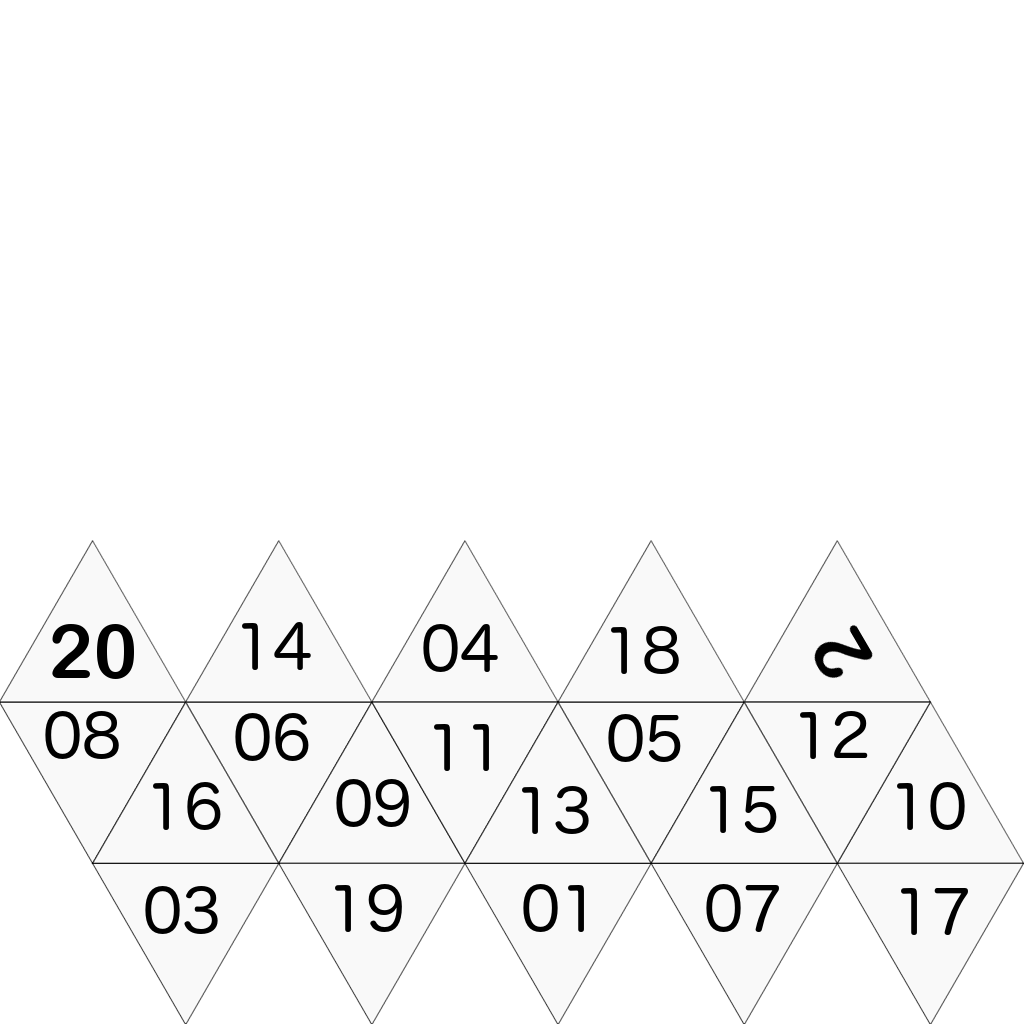
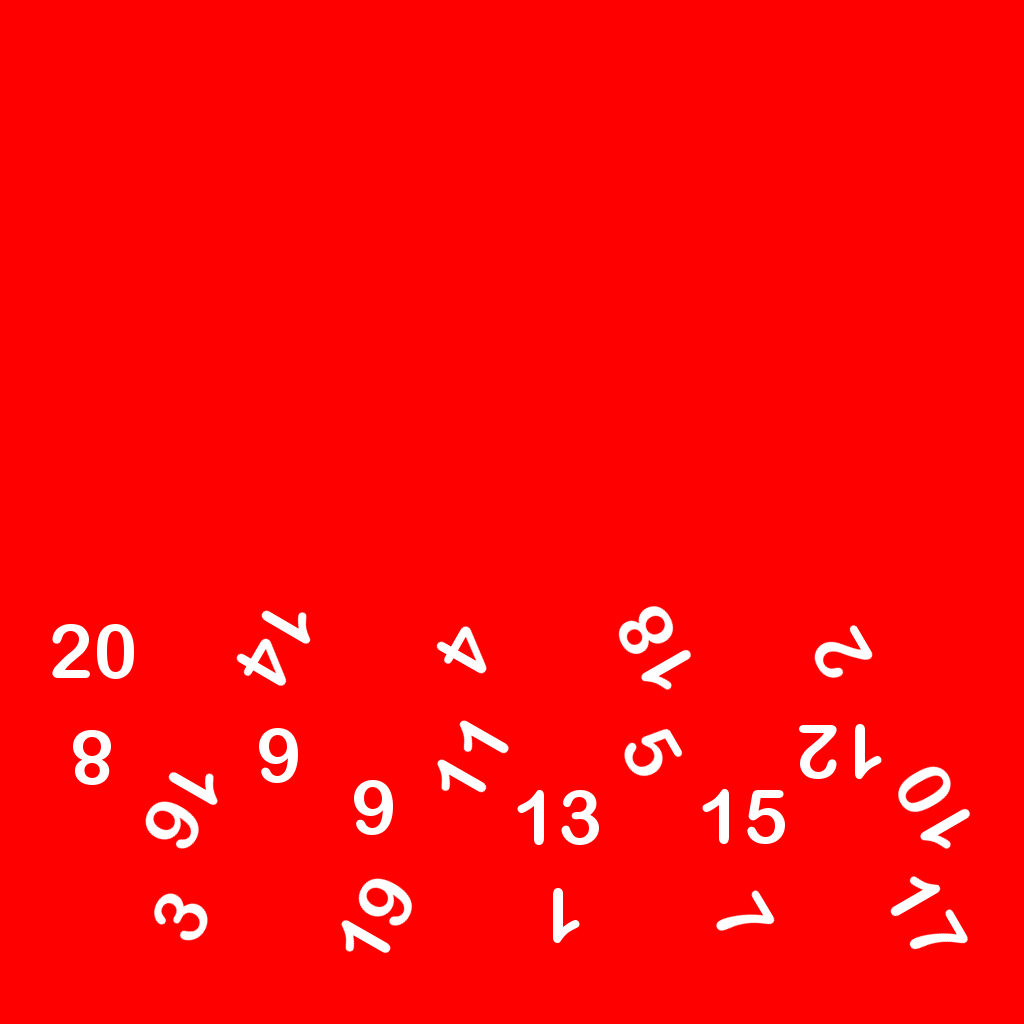
Layer changes from the first 1024 × 1024 image to the second:
added layer "Visible" above "Red" over <box>52,604,972,954</box>
added layer "Red" above "20" over <box>0,0,1024,1024</box>
hid "Pos20.png" over <box>0,540,187,703</box>
hid "Pos19.png" over <box>278,862,466,1024</box>
hid "18", painted on it over <box>611,604,692,691</box>
hid "Pos18.png" over <box>557,540,746,703</box>
hid "Pos17.png" over <box>836,862,1024,1024</box>
hid "Pos16.png" over <box>91,701,280,865</box>
hid "Pos15.png" over <box>650,701,839,865</box>
hid "Pos14.png" over <box>184,540,373,703</box>
hid "Pos13.png" over <box>464,701,652,865</box>
hid "Pos12.png" over <box>743,701,932,865</box>
hid "Pos11.png" over <box>371,701,559,865</box>
hid "10", painted on it over <box>897,766,972,850</box>
hid "Pos10.png" over <box>836,701,1024,865</box>
hid "Pos09.png" over <box>278,701,466,865</box>
hid "Pos08.png" over <box>0,701,187,865</box>
hid "Pos07.png" over <box>650,862,838,1024</box>
hid "Pos06.png" over <box>184,701,373,865</box>
hid "Pos05.png" over <box>557,701,745,865</box>
hid "Pos04.png" over <box>371,540,559,703</box>
hid "Pos03.png" over <box>91,862,280,1024</box>
hid "Pos02.png" over <box>743,540,932,703</box>
hid "Pos01.png" over <box>464,862,652,1024</box>
…and 18 more changes (16 painted, 8 renamed, 18 visibility)
